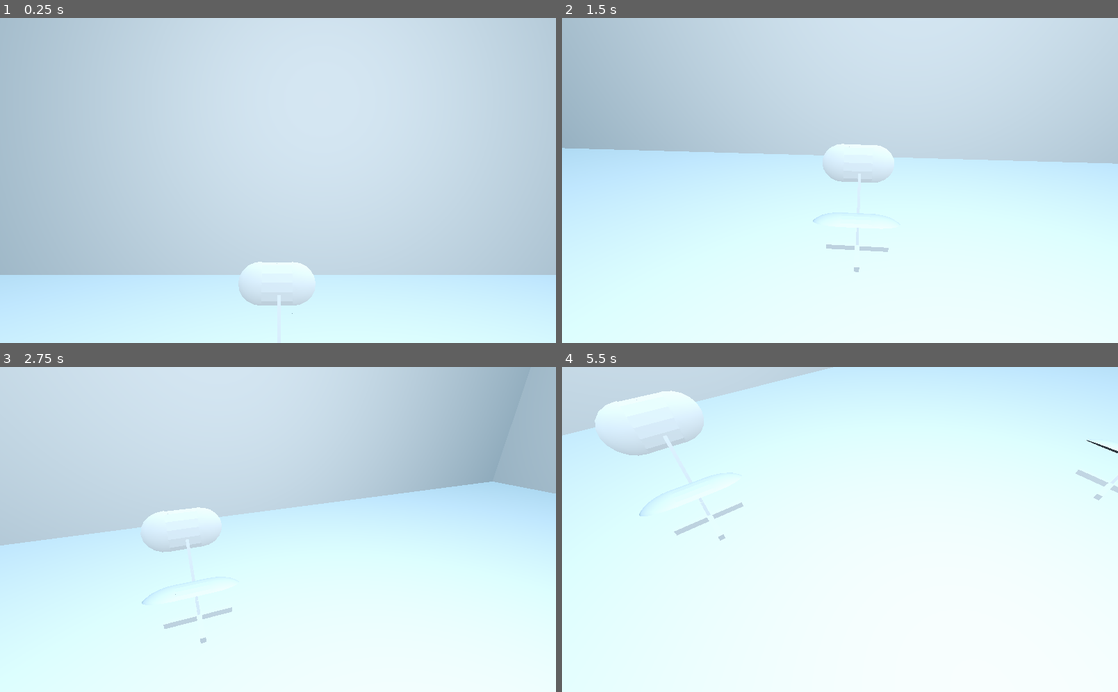
Above: before the commit, frames 1-4 (two rows, left to right).
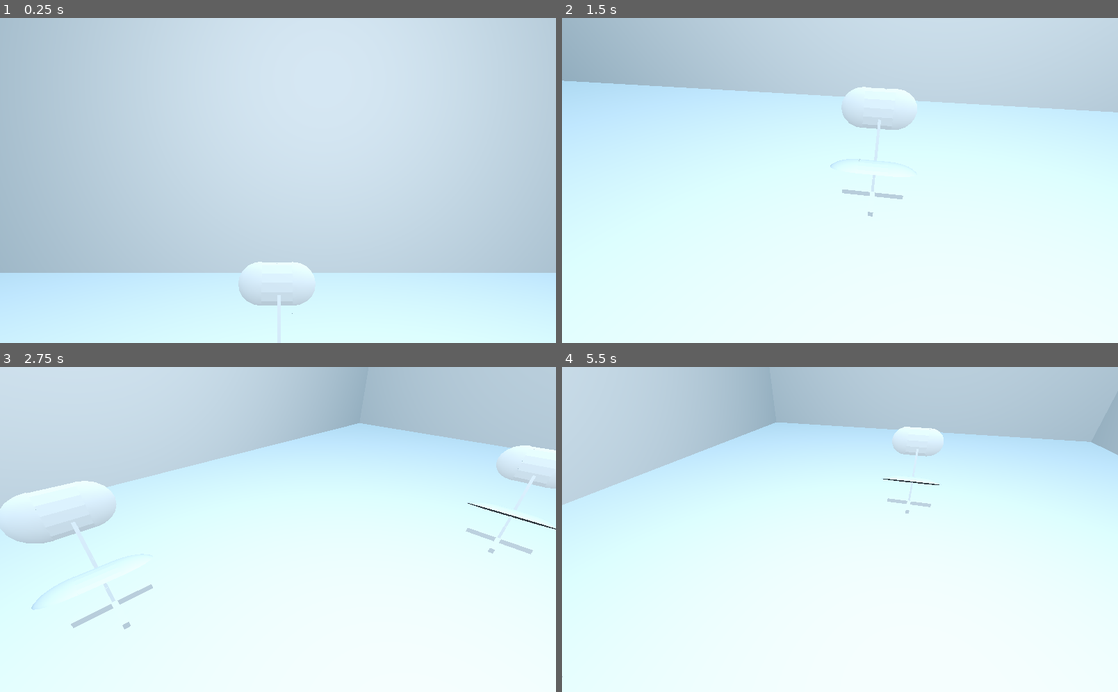
Above: after the commit, the same moments.

Repository: LCinder/EV
Game: Godot game, scene res://Scene1.tscn
Two runs of this game, one before a commit and one after it. Both use one fixed random seed, a clock stepped at 60 frames per second and the inputs below.
Inputs:
- Up to frame 1 (0.25 s): no input
- Up to frame 2 (1.5 s): tap Enter at 0.5 s; hold Down (Down Camera) 0.53-1.28 s; tap Left (Left Camera) at 0.8, 1.35 s
- Up to frame 3 (2.75 s): tap Right (Right Camera) at 1.55 s; tap Space at 2 s; hold Right (Right Camera) from 2.03 s (still down); tap Up (Up Camera) at 2.3 s
- Up to frame 4 (5.5 s): release Right (Right Camera) at 2.78 s; tap Up (Up Camera) at 2.85, 5.3 s; tap Down (Down Camera) at 3.05 s; tap Enter at 3.5 s; hold Down (Down Camera) 3.53-4.28 s; tap Left (Left Camera) at 3.8, 4.35 s; tap Right (Right Camera) at 4.55 s; tap Space at 5 s; hold Right (Right Camera) from 5.03 s (still down)

The runs differ from the first frame. In frame 1, 0.6% of the frame differs, in the area x 0-100%, y 78-80%; in frame 2, 17%; in frame 3, 23%; in frame 4, 26%, in the area x 0-100%, y 0-96%.

Commit message:
Practica 1 terminada

Diff:
--- a/Practicas/Practica 1/Camera2.gd
+++ b/Practicas/Practica 1/Camera2.gd
@@ -2,8 +2,9 @@
 
 
 var seconds = 0
-var SENSIBILITY = 0.01
-var LIMIT_Y_UP = 0.8
+var SENSIBILITY = 0.02
+var LIMIT_Y = 0.6
+var y = 0
 
 # Called when the node enters the scene tree for the first time.
 func _ready():
@@ -12,37 +13,15 @@
 
 # Called every frame. 'delta' is the elapsed time since the previous frame.
 func _process(delta):
+	y = get_camera_transform().basis.z.y
+
 	if Input.is_action_pressed("Left Camera"):
-		print("y:")
-		print(get_camera_transform().basis.y.y)
-		print("\n")
-		print("z:")
-		print(get_camera_transform().basis.y.x)
-		print("\n")
 		rotate_y(SENSIBILITY)
 	if Input.is_action_pressed("Right Camera"):
-		print("y:")
-		print(get_camera_transform().basis.y.y)
-		print("\n")
-		print("z:")
-		print(get_camera_transform().basis.y.x)
-		print("\n")
 		rotate_y(-SENSIBILITY)
-	if Input.is_action_pressed("Up Camera") and get_camera_transform().basis.y.y >= LIMIT_Y_UP and get_camera_transform().basis.y.z < 0.5:
-		print("y:")
-		print(get_camera_transform().basis.y.y)
-		print("\n")
-		print("z:")
-		print(get_camera_transform().basis.y.x)
-		print("\n")
+	if Input.is_action_pressed("Up Camera") and y > -LIMIT_Y:
 		rotate_object_local(Vector3(1, 0, 0), SENSIBILITY)
-	if Input.is_action_pressed("Down Camera"):# and get_camera_transform().basis.y.y >= LIMIT_Y_UP and get_camera_transform().basis.y.z > -0.5:
-		print("y:")
-		print(get_camera_transform().basis.y.y)
-		print("\n")
-		print("z:")
-		print(get_camera_transform().basis.y.x)
-		print("\n")
+	if Input.is_action_pressed("Down Camera") and y < LIMIT_Y:
 		rotate_object_local(Vector3(1, 0, 0), -SENSIBILITY)
 
 func _orbit_y(s):
--- a/Practicas/Practica 1/Scene.tscn
+++ b/Practicas/Practica 1/Scene.tscn
@@ -3,22 +3,21 @@
 [node name="Spatial" type="Spatial"]
 
 [node name="Camera" type="Camera" parent="."]
-transform = Transform( 1, 0, 0, 0, 0.881658, 0.471889, 0, -0.471889, 0.881658, -10.5537, 49.1788, 55.0432 )
+transform = Transform( 0.942332, -0.100166, 0.319338, 0, 0.954162, 0.29929, -0.334679, -0.282031, 0.899138, 8.33886, 16.2941, 26.1187 )
 current = true
 fov = 53.0616
 
 [node name="OmniLight" type="OmniLight" parent="."]
-transform = Transform( 1, 0, 0, 0, 1, 0, 0, 0, 1, -15.4303, 25.9011, 16.6236 )
-light_energy = 1.881
-omni_range = 58.3308
+transform = Transform( 1, 0, 0, 0, 1, 0, 0, 0, 1, -2.61403, 15.3497, -6.5331 )
+omni_range = 51.4825
 
 [node name="Torre2" type="CSGCylinder" parent="."]
-transform = Transform( 10, 0, 0, 0, 10, 0, 0, 0, 10, -25.1346, 27.087, 15.8202 )
+transform = Transform( 4.99554, 0, 0, 0, 4.35812, 0, 0, 0, 5.00339, -11.2982, 8.35535, 0.166769 )
 radius = 0.865391
 height = 0.659563
 
 [node name="Torre3" type="CSGCylinder" parent="."]
-transform = Transform( 10, 0, 0, 0, 10, 0, 0, 0, 10, -25.1346, 32.0833, 15.8202 )
+transform = Transform( 4.99554, 0, 0, 0, 4.35812, 0, 0, 0, 5.00339, -11.2982, 10.5328, 0.166769 )
 radius = 0.956205
 height = 0.659563
 
@@ -29,22 +28,85 @@
 height = 0.327968
 
 [node name="Torre1" type="CSGCylinder" parent="."]
-transform = Transform( 10, 0, 0, 0, 10, 0, 0, 0, 10, -24.8803, 19.3121, 16.2461 )
+transform = Transform( 4.99554, 0, 0, 0, 4.35812, 0, 0, 0, 5.00339, -11.1712, 4.96695, 0.379863 )
+radius = 0.785638
+height = 2.28975
+
+[node name="Torre16" type="CSGCylinder" parent="."]
+transform = Transform( 3, 0, 0, 0, 5, 0, 0, 0, 3, 8.1946, 11.1686, -13.6286 )
+radius = 0.865391
+height = 0.659563
+
+[node name="Torre17" type="CSGCylinder" parent="."]
+transform = Transform( 3, 0, 0, 0, 5, 0, 0, 0, 3, 8.1946, 13.3461, -13.7263 )
+radius = 0.956205
+height = 0.659563
+
+[node name="Torre4" type="CSGCylinder" parent="Torre17"]
+transform = Transform( 1, 0, 0, 0, 1, 0, 0, 0, 1, 0, 0.2419, 0 )
+operation = 2
+radius = 0.720984
+height = 0.327968
+
+[node name="Torre18" type="CSGCylinder" parent="."]
+transform = Transform( 3, 0, 0, 0, 6, 0, 0, 0, 3, 8.32164, 6.86132, -13.5132 )
+radius = 0.785638
+height = 2.28975
+
+[node name="Torre19" type="CSGCylinder" parent="."]
+transform = Transform( 3, 0, 0, 0, 5, 0, 0, 0, 3, -15.2866, 11.1686, -13.6286 )
+radius = 0.865391
+height = 0.659563
+
+[node name="Torre20" type="CSGCylinder" parent="."]
+transform = Transform( 3, 0, 0, 0, 5, 0, 0, 0, 3, -15.2866, 13.3461, -13.7263 )
+radius = 0.956205
+height = 0.659563
+
+[node name="Torre4" type="CSGCylinder" parent="Torre20"]
+transform = Transform( 1, 0, 0, 0, 1, 0, 0, 0, 1, 0, 0.2419, 0 )
+operation = 2
+radius = 0.720984
+height = 0.327968
+
+[node name="Torre21" type="CSGCylinder" parent="."]
+transform = Transform( 3, 0, 0, 0, 6, 0, 0, 0, 3, -15.1596, 6.86132, -13.5132 )
+radius = 0.785638
+height = 2.28975
+
+[node name="Torre13" type="CSGCylinder" parent="."]
+transform = Transform( 4.99554, 0, 0, 0, 4.35812, 0, 0, 0, 5.00339, -11.2982, 8.35535, 0.166769 )
+radius = 0.865391
+height = 0.659563
+
+[node name="Torre14" type="CSGCylinder" parent="."]
+transform = Transform( 4.99554, 0, 0, 0, 4.35812, 0, 0, 0, 5.00339, -11.2982, 10.5328, 0.166769 )
+radius = 0.956205
+height = 0.659563
+
+[node name="Torre4" type="CSGCylinder" parent="Torre14"]
+transform = Transform( 1, 0, 0, 0, 1, 0, 0, 0, 1, 0, 0.2419, 0 )
+operation = 2
+radius = 0.720984
+height = 0.327968
+
+[node name="Torre15" type="CSGCylinder" parent="."]
+transform = Transform( 4.99554, 0, 0, 0, 4.35812, 0, 0, 0, 5.00339, -11.1712, 4.96695, 0.379863 )
 radius = 0.785638
 height = 2.28975
 
 [node name="Torre4" type="CSGCylinder" parent="."]
-transform = Transform( 10, 0, 0, 0, 10, 0, 0, 0, 10, 6.0527, 19.3121, 16.2461 )
+transform = Transform( 4.99554, 0, 0, 0, 4.35812, 0, 0, 0, 5.00339, 4.28155, 4.96695, 0.379863 )
 radius = 0.785638
 height = 2.28975
 
 [node name="Torre5" type="CSGCylinder" parent="."]
-transform = Transform( 10, 0, 0, 0, 10, 0, 0, 0, 10, 5.7984, 27.087, 15.8202 )
+transform = Transform( 4.99554, 0, 0, 0, 4.35812, 0, 0, 0, 5.00339, 4.15452, 8.35535, 0.166769 )
 radius = 0.865391
 height = 0.659563
 
 [node name="Torre6" type="CSGCylinder" parent="."]
-transform = Transform( 10, 0, 0, 0, 10, 0, 0, 0, 10, 5.7984, 32.0833, 15.8202 )
+transform = Transform( 4.99554, 0, 0, 0, 4.35812, 0, 0, 0, 5.00339, 4.15452, 10.5328, 0.166769 )
 radius = 0.956205
 height = 0.659563
 
@@ -55,17 +117,17 @@
 height = 0.327968
 
 [node name="Torre7" type="CSGCylinder" parent="."]
-transform = Transform( 10, 0, 0, 0, 10, 0, 0, 0, 10, -24.8803, 19.3121, -41.3542 )
+transform = Transform( 4.99554, 0, 0, 0, 4.35812, 0, 0, 0, 5.00339, -11.1712, 4.96695, -25.7081 )
 radius = 0.785638
 height = 2.28975
 
 [node name="Torre8" type="CSGCylinder" parent="."]
-transform = Transform( 10, 0, 0, 0, 10, 0, 0, 0, 10, -25.1346, 27.087, -41.7801 )
+transform = Transform( 4.99554, 0, 0, 0, 4.35812, 0, 0, 0, 5.00339, -11.2982, 8.35535, -25.9212 )
 radius = 0.865391
 height = 0.659563
 
 [node name="Torre9" type="CSGCylinder" parent="."]
-transform = Transform( 10, 0, 0, 0, 10, 0, 0, 0, 10, -25.1346, 32.0833, -41.7801 )
+transform = Transform( 4.99554, 0, 0, 0, 4.35812, 0, 0, 0, 5.00339, -11.2982, 10.5328, -25.9212 )
 radius = 0.956205
 height = 0.659563
 
@@ -76,17 +138,17 @@
 height = 0.327968
 
 [node name="Torre10" type="CSGCylinder" parent="."]
-transform = Transform( 10, 0, 0, 0, 10, 0, 0, 0, 10, 6.0527, 19.3121, -41.3542 )
+transform = Transform( 4.99554, 0, 0, 0, 4.35812, 0, 0, 0, 5.00339, 4.28155, 4.96695, -25.7081 )
 radius = 0.785638
 height = 2.28975
 
 [node name="Torre11" type="CSGCylinder" parent="."]
-transform = Transform( 10, 0, 0, 0, 10, 0, 0, 0, 10, 5.7984, 27.087, -41.7801 )
+transform = Transform( 4.99554, 0, 0, 0, 4.35812, 0, 0, 0, 5.00339, 4.15452, 8.35535, -25.9212 )
 radius = 0.865391
 height = 0.659563
 
 [node name="Torre12" type="CSGCylinder" parent="."]
-transform = Transform( 10, 0, 0, 0, 10, 0, 0, 0, 10, 5.7984, 32.0833, -41.7801 )
+transform = Transform( 4.99554, 0, 0, 0, 4.35812, 0, 0, 0, 5.00339, 4.15452, 10.5328, -25.9212 )
 radius = 0.956205
 height = 0.659563
 
@@ -97,83 +159,87 @@
 height = 0.327968
 
 [node name="Entrada" type="CSGBox" parent="."]
-transform = Transform( 1, 0, 0, 0, 1, 0, 0, 0, 1, -8.78603, 15.1747, 11.02 )
+transform = Transform( 0.499554, 0, 0, 0, 0.435812, 0, 0, 0, 0.500339, -3.1312, 3.16382, -1.49339 )
 width = 20.4598
 height = 14.456
-depth = 11.7804
+depth = 7.5984
 
 [node name="CSGBox" type="CSGBox" parent="Entrada"]
-transform = Transform( 4, 0, 0, 0, 4, 0, 0, 0, 4, -0.476787, -3.35291, -2.32231 )
-operation = 2
-depth = 4.56764
+transform = Transform( 4, 0, 0, 0, 4, 0, 0, 0, 4, -0.476785, -3.08804, -2.32231 )
+operation = 2
+width = 1.61293
+height = 2.0278
+depth = 3.10083
 
 [node name="CSGSphere" type="CSGSphere" parent="Entrada"]
-transform = Transform( 4, 0, 0, 0, 4, 0, 0, 0, 4, -0.476787, 0.57784, 5.92599 )
-operation = 2
-radial_segments = 20
+transform = Transform( 4, 0, 0, 0, 4, 0, 0, 0, 4, -0.480146, 0.969021, 3.37144 )
+operation = 2
+radius = 0.84474
+radial_segments = 10
+rings = 20
 
 [node name="Castillo" type="CSGBox" parent="."]
-transform = Transform( 10, 0, 0, 0, 10, 0, 0, 0, 10, -9.70439, 14.6278, -12.419 )
+transform = Transform( 4.99554, 0, 0, 0, 4.35812, 0, 0, 0, 5.00339, -3.58997, 2.92548, -12.4986 )
 width = 4.1124
 height = 1.34041
-depth = 4.42928
+depth = 4.10064
 
 [node name="Castillo2" type="CSGBox" parent="Castillo"]
-transform = Transform( 1, 0, 0, 0, 1, 0, 0, 0, 1, -0.118165, 0, -1.19209e-07 )
+transform = Transform( 1, 0, 0, 0, 1, 0, 0, 0, 1, -0.118165, 0, 0.168027 )
 operation = 2
 width = 3.7977
 height = 1.20604
-depth = 4.16274
+depth = 3.81598
 
 [node name="Castillo3" type="CSGBox" parent="Castillo"]
-transform = Transform( 1, 0, 0, 0, 1, 0, 0, 0, 1, -0.118165, 0, -1.19209e-07 )
+transform = Transform( 1, 0, 0, 0, 1, 0, 0, 0, 1, -0.118165, 0.190521, 0 )
 width = 3.71988
 height = 0.0993205
 depth = 4.12935
 
-[node name="Castillo4" type="CSGBox" parent="Castillo"]
-transform = Transform( 1, 0, 0, 0, 1, 0, 0, 0, 1, -0.118165, 0, -1.19209e-07 )
+[node name="Castillo4" type="CSGBox" parent="Castillo/Castillo3"]
+transform = Transform( 1, 0, 0, 0, 1, 0, 0, 0, 1, 0, -0.0556163, 0 )
 operation = 2
 width = 2.20237
-height = 0.0993205
-depth = 3.12567
+height = 0.340467
+depth = 2.82949
 
 [node name="Castillo5" type="CSGBox" parent="Castillo"]
-transform = Transform( 1, 0, 0, 0, 1, 0, 0, 0, 1, 0, 1.19421, 0 )
+transform = Transform( 1, 0, 0, 0, 1, 0, 0, 0, 1, 0, 0.710458, 0 )
 operation = 2
 width = 3.45021
-height = 1.34041
+height = 0.268663
 depth = 2.60972
 
 [node name="Palmera" type="CSGCylinder" parent="."]
-transform = Transform( 1, 0, 0, 0, 1, 0, 0, 0, 1, 19.716, 7.73172, 0 )
+transform = Transform( 0.402039, 0, 0, 0, 0.402039, 0, 0, 0, 0.402039, 11.1071, 1.13862, -5.01693 )
 radius = 0.225499
 height = 5.04463
 
 [node name="CSGCylinder" type="CSGCylinder" parent="Palmera"]
-transform = Transform( -0.5, 7.54979e-08, 0, -7.54979e-08, -0.5, 0, 0, 0, 0.5, -1.90735e-06, 2.49868, 0 )
+transform = Transform( -1, 1.50996e-07, 0, -1.50996e-07, -1, 0, 0, 0, 1, -1.90735e-06, 2.49868, 0 )
 cone = true
 
 [node name="CSGCylinder2" type="CSGCylinder" parent="Palmera"]
-transform = Transform( -0.311604, -0.250805, 0, 0.250805, -0.311604, 0, 0, 0, 0.4, 0.537489, 2.9486, 0 )
-radius = 0.722833
-height = 5.27685
+transform = Transform( -0.914381, -0.404855, 0, 0.404855, -0.914381, 0, 0, 0, 1, 1.32562, 4.52182, 0 )
+radius = 0.722833
+height = 3.65598
 cone = true
 
 [node name="CSGCylinder5" type="CSGCylinder" parent="Palmera"]
-transform = Transform( 0.311604, 0.250805, 3.49691e-08, 0.250805, -0.311604, 0, 2.72413e-08, 2.1926e-08, -0.4, -0.611071, 2.9486, 0 )
-radius = 0.722833
-height = 5.60035
+transform = Transform( 0.916237, 0.400637, 1.45705e-07, 0.400637, -0.916237, -3.96198e-08, 1.17627e-07, 9.46761e-08, -1, -0.91708, 4.42253, 0 )
+radius = 0.722833
+height = 4.41564
 cone = true
 
 [node name="CSGCylinder3" type="CSGCylinder" parent="Palmera"]
-transform = Transform( -0.00114209, -0.000919253, 0.399997, 0.250805, -0.311604, 0, 0.311602, 0.250803, 0.00146609, 0.0128403, 2.9486, -0.693449 )
-radius = 0.722833
-height = 6.0195
+transform = Transform( -0.00285519, -0.0022981, 0.999993, 0.627012, -0.77901, -9.34547e-09, 0.779005, 0.627008, 0.00366516, 0.0128403, 4.32857, -1.50882 )
+radius = 0.722833
+height = 4.28636
 cone = true
 
 [node name="CSGCylinder4" type="CSGCylinder" parent="Palmera"]
-transform = Transform( 1.36206e-08, 1.0963e-08, -0.4, 0.250805, -0.311604, 0, -0.311604, -0.250805, -1.74846e-08, 0.0128403, 2.9486, 0.610252 )
-radius = 0.722833
-height = 6.8
-cone = true
+transform = Transform( 3.40516e-08, 2.74076e-08, -1, 0.558137, -0.829749, -3.73597e-09, -0.829749, -0.558137, -4.35514e-08, 0.0128403, 4.35013, 1.29127 )
+radius = 0.722833
+height = 4.08706
+cone = true
--- a/Practicas/Practica 1/Scene1.tscn
+++ b/Practicas/Practica 1/Scene1.tscn
@@ -11,7 +11,7 @@
 script = ExtResource( 2 )
 
 [node name="OmniLight" type="OmniLight" parent="."]
-transform = Transform( 1, 0, 0, 0, 1, 0, 0, 0, 1, 2.71781, 10.3722, 1.04061 )
+transform = Transform( 1, 0, 0, 0, 1, 0, 0, 0, 1, 2.71781, 11.5305, 1.04061 )
 light_energy = 0.781
 light_indirect_energy = 0.0
 light_specular = 0.0
@@ -29,15 +29,15 @@
 [node name="Silla4" parent="." instance=ExtResource( 1 )]
 transform = Transform( 0.258819, 0.965926, 8.74228e-08, 0.965926, -0.258819, 0, 2.26267e-08, 8.44439e-08, -1, 11.3416, 1.11165, 0.017065 )
 
-[node name="CSGBox" type="CSGBox" parent="."]
+[node name="Habitacion" type="CSGBox" parent="."]
 transform = Transform( 90, 0, 0, 0, 90, 0, 0, 0, 90, 2.1223, 10.6803, -0.80821 )
 width = 0.620592
 height = 0.248737
 depth = 0.362872
 
-[node name="CSGBox2" type="CSGBox" parent="CSGBox"]
+[node name="Habitacion2" type="CSGBox" parent="Habitacion"]
 transform = Transform( 0.929, 0, 0, 0, 1.4, 0, 0, 0, 0.9, 0, 0.015, 0 )
 operation = 2
-width = 0.658518
-height = 0.198306
-depth = 0.369389
+width = 0.597077
+height = 0.194356
+depth = 0.362893
